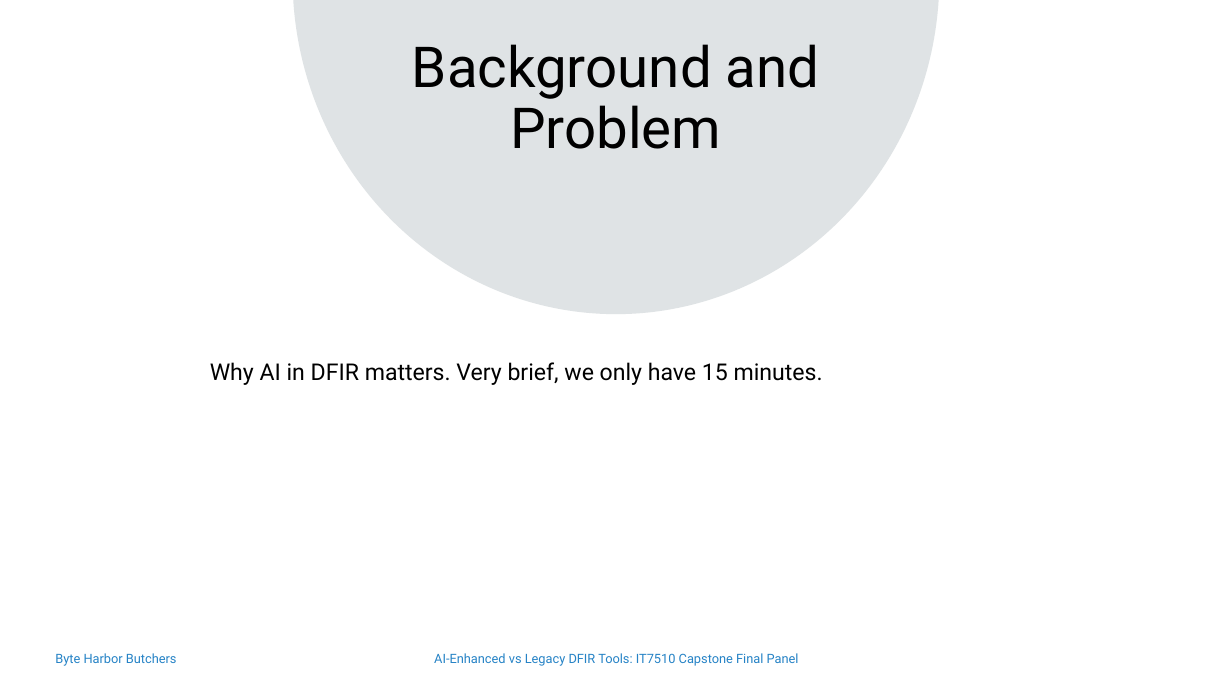
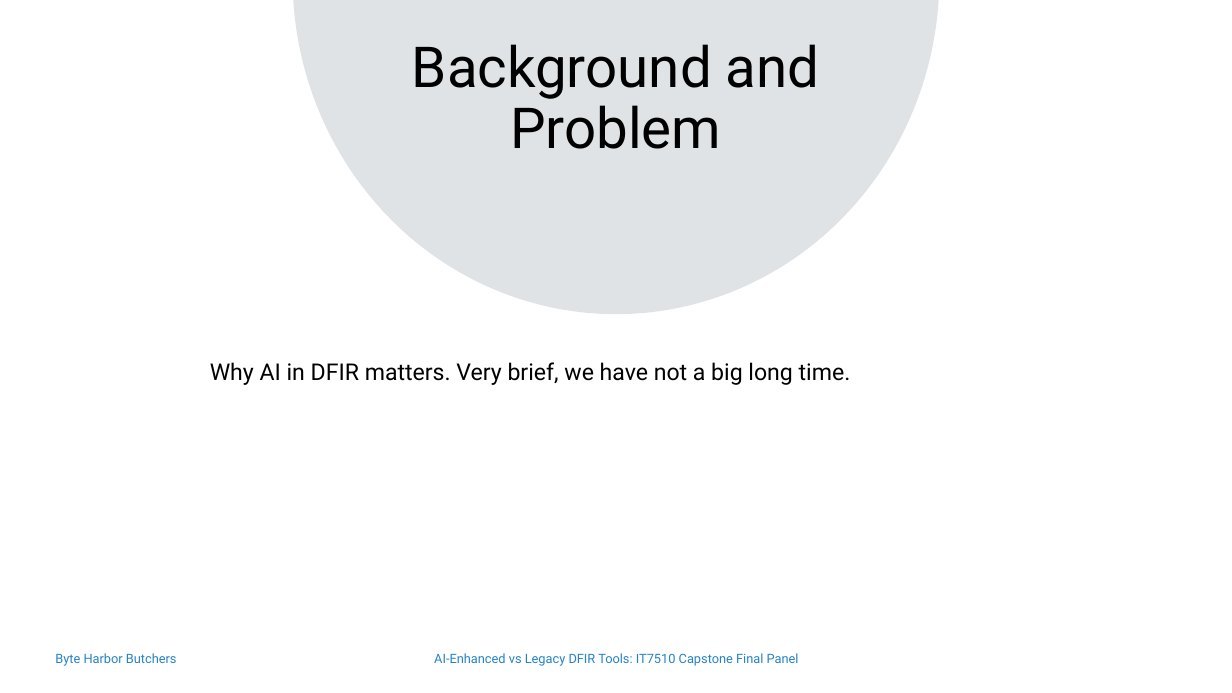
Before and after one commit to DavidSushames/BHB-Capstone, a slide deck: slide 2 of Academic Documents/Final Panel Presentation/Final Panel Slides 1.1 - DS.pptx. Drawn at 1232x693 pixels with LibreOffice and Linux fonts; fonts in the diff are those of the drawing; background and template pictures are left out. Boxes give left, top, right and bottom in pixels: in the first picture for what was removed or moved away, otherwise in the second. Text is boxed around its words. In the diff, an @@ line names an element or a change of style, - is before the commit and + after.

```diff
--- a/Academic Documents/Final Panel Presentation/Final Panel Slides 1.1 - DS.pptx
+++ b/Academic Documents/Final Panel Presentation/Final Panel Slides 1.1 - DS.pptx
@@ text at [210,362,851,385]: text changed @@
-Why AI in DFIR matters. Very brief, we only have 15 minutes.
+Why AI in DFIR matters. Very brief, we have not a big long time.
```
Also in this commit, not shown: 2 other slides changed, 8 other files.
